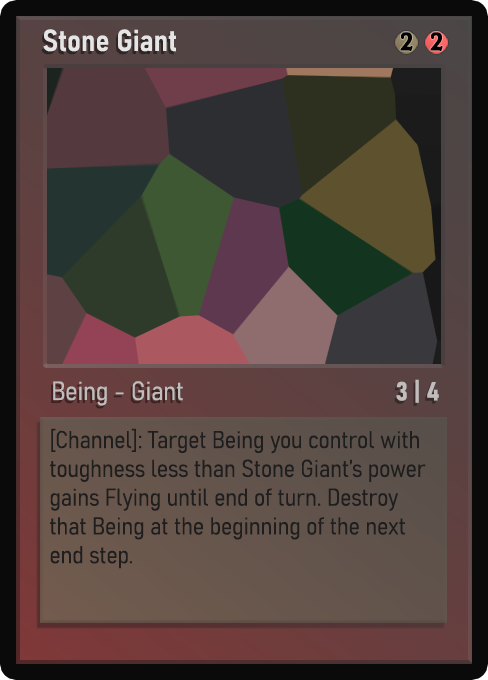
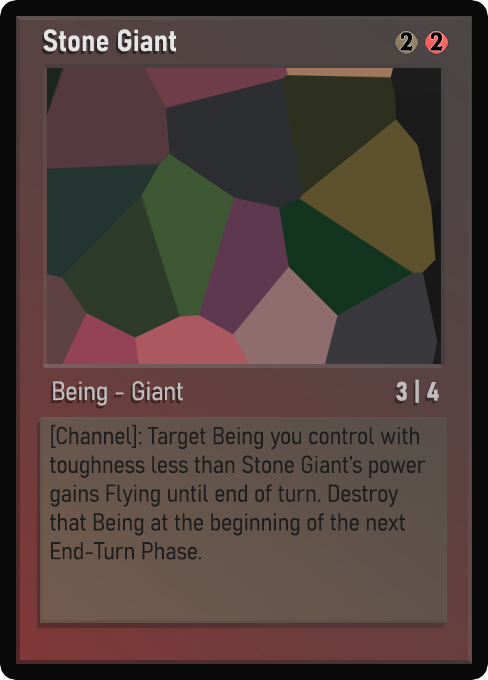
Before/after of a 488 x 680 layered artwork. What changed in the layer stack:
painted on "Desc_norm" over (50, 424, 426, 569)
